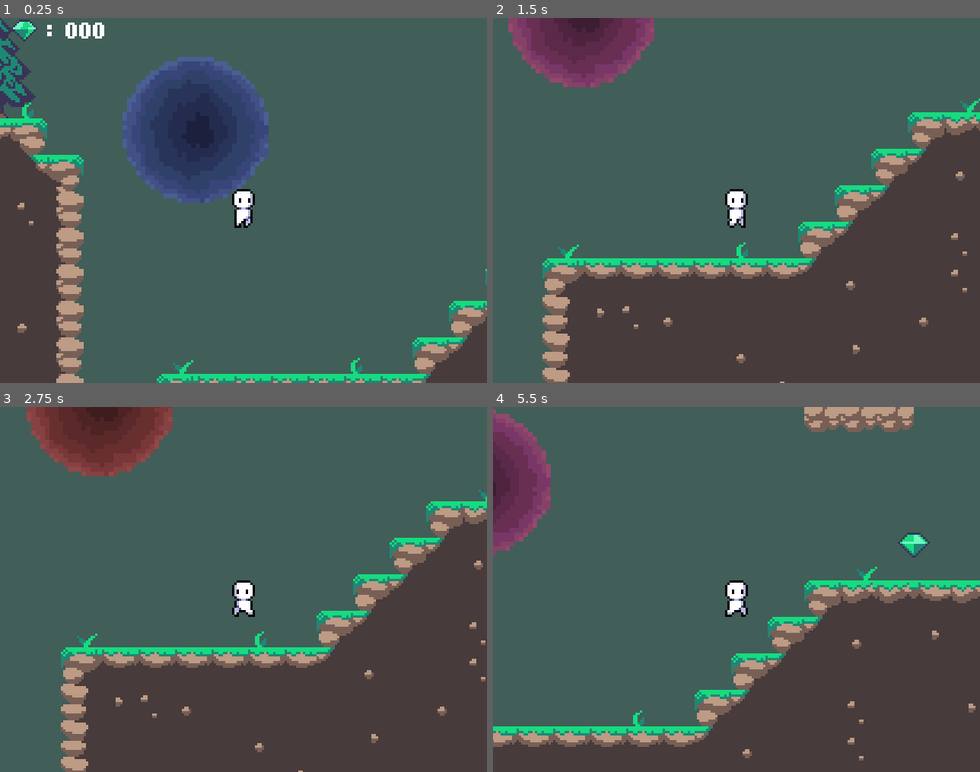
Above: before the commit, frames 1-4 (two rows, left to right).
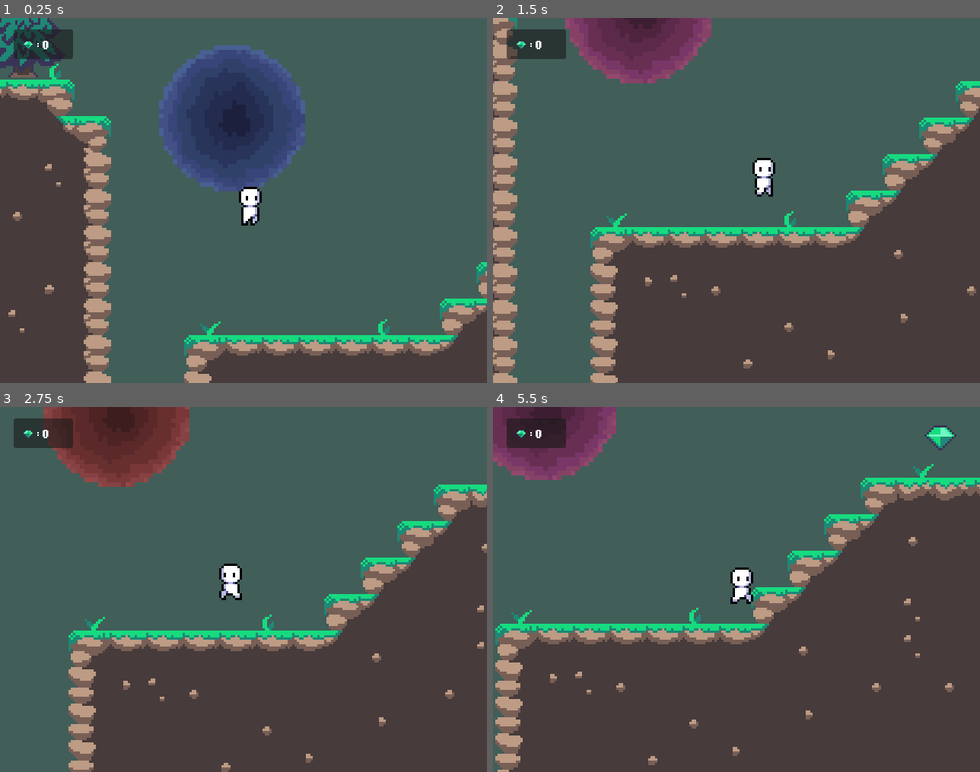
Above: after the commit, the same moments.

Repository: Crayfe/Mundo-Retales-Game
Game: Godot game, scene res://Scenes/platform-1.tscn
Two runs of this game, one before a commit and one after it. Both use one fixed random seed, a clock stepped at 60 frames per second and the inputs below. This scene is started directly instead of the project's main scene.
Inputs:
- Up to frame 1 (0.25 s): no input
- Up to frame 2 (1.5 s): tap Enter (ui_accept) at 0.5, 1.35 s; hold Enter (ui_accept) 0.53-1.28 s; hold Right (ui_right) from 0.53 s (still down)
- Up to frame 3 (2.75 s): tap Enter (ui_accept) at 1.52, 1.82 s; release Right (ui_right) at 2.03 s; hold Left (ui_left) from 2.03 s (still down); hold Enter (ui_accept) from 2.03 s (still down)
- Up to frame 4 (5.5 s): release Left (ui_left) at 2.78 s; release Enter (ui_accept) at 2.78 s; hold Right (ui_right) 2.78-4.28 s; tap Enter (ui_accept) at 2.85, 3.02, 3.32, 4.35, 4.52, 4.82 s; hold Enter (ui_accept) 3.53-4.28 s; hold Left (ui_left) 4.28-5.03 s; hold Right (ui_right) from 5.03 s (still down); hold Enter (ui_accept) from 5.03 s (still down)

The runs differ from the first frame. In frame 1, 31% of the frame differs, in the area x 0-100%, y 0-100%; in frame 2, 26%; in frame 3, 15%; in frame 4, 38%.

Commit message:
Añadida interfaz que muestra las gemas recogidas en platform-1 y produce sonido cuando se recogen

Diff:
--- a/Mundo Retales/Scenes/Gem.tscn
+++ b/Mundo Retales/Scenes/Gem.tscn
@@ -1,10 +1,26 @@
-[gd_scene load_steps=7 format=3 uid="uid://bjoorsxq5f1o2"]
+[gd_scene load_steps=8 format=3 uid="uid://bjoorsxq5f1o2"]
 
 [ext_resource type="Script" path="res://Scripts/Gem2D.gd" id="1_p5q8a"]
 [ext_resource type="Texture2D" uid="uid://ckmpbupke3wga" path="res://Images/gem.png" id="1_rc8if"]
+[ext_resource type="AudioStream" uid="uid://dndumxbo3d5lx" path="res://Sounds/gem.mp3" id="3_xep2s"]
 
 [sub_resource type="CircleShape2D" id="CircleShape2D_42x7s"]
 radius = 8.0
+
+[sub_resource type="Animation" id="Animation_3gw6r"]
+length = 0.001
+tracks/0/type = "value"
+tracks/0/imported = false
+tracks/0/enabled = true
+tracks/0/path = NodePath("Sprite2D:frame")
+tracks/0/interp = 1
+tracks/0/loop_wrap = true
+tracks/0/keys = {
+"times": PackedFloat32Array(0),
+"transitions": PackedFloat32Array(1),
+"update": 1,
+"values": [0]
+}
 
 [sub_resource type="Animation" id="Animation_p4vcy"]
 resource_name = "gem_animation"
@@ -21,21 +37,6 @@
 "transitions": PackedFloat32Array(1, 1, 1, 1),
 "update": 1,
 "values": [0, 1, 2, 3]
-}
-
-[sub_resource type="Animation" id="Animation_3gw6r"]
-length = 0.001
-tracks/0/type = "value"
-tracks/0/imported = false
-tracks/0/enabled = true
-tracks/0/path = NodePath("Sprite2D:frame")
-tracks/0/interp = 1
-tracks/0/loop_wrap = true
-tracks/0/keys = {
-"times": PackedFloat32Array(0),
-"transitions": PackedFloat32Array(1),
-"update": 1,
-"values": [0]
 }
 
 [sub_resource type="AnimationLibrary" id="AnimationLibrary_oo0al"]
@@ -62,4 +63,8 @@
 "": SubResource("AnimationLibrary_oo0al")
 }
 
+[node name="GemSound" type="AudioStreamPlayer" parent="."]
+process_mode = 3
+stream = ExtResource("3_xep2s")
+
 [connection signal="body_entered" from="Gem2D" to="Gem2D" method="_on_body_entered"]
--- a/Mundo Retales/Scenes/jumping-player.tscn
+++ b/Mundo Retales/Scenes/jumping-player.tscn
@@ -1,7 +1,8 @@
-[gd_scene load_steps=8 format=3 uid="uid://o4c7s0fto0jj"]
+[gd_scene load_steps=9 format=3 uid="uid://o4c7s0fto0jj"]
 
 [ext_resource type="Script" path="res://Scripts/jumpingPlayer.gd" id="1_7ow38"]
 [ext_resource type="Texture2D" uid="uid://be82wsge47clu" path="res://Images/AnimationSheet.png" id="2_06xoy"]
+[ext_resource type="AudioStream" uid="uid://5n8vi7d0gdjf" path="res://Sounds/jump.ogg" id="3_fs44q"]
 
 [sub_resource type="RectangleShape2D" id="RectangleShape2D_nav6e"]
 size = Vector2(8, 16)
@@ -78,5 +79,7 @@
 "": SubResource("AnimationLibrary_myv35")
 }
 
-[node name="Camera2D" type="Camera2D" parent="."]
-zoom = Vector2(3, 3)
+[node name="playerJump" type="AudioStreamPlayer" parent="."]
+stream = ExtResource("3_fs44q")
+volume_db = -6.0
+pitch_scale = 0.3
--- a/Mundo Retales/Scenes/main-menu.tscn
+++ b/Mundo Retales/Scenes/main-menu.tscn
@@ -187,10 +187,10 @@
 [node name="ColorRect" type="ColorRect" parent="."]
 modulate = Color(0, 0, 0, 0.839859)
 layout_mode = 0
-offset_left = -8.0
-offset_top = -8.0
-offset_right = 832.0
-offset_bottom = 520.0
+offset_left = -22.0
+offset_top = -21.0
+offset_right = 669.0
+offset_bottom = 531.0
 
 [node name="Transition" type="AnimationPlayer" parent="ColorRect"]
 autoplay = "fade_in"
--- a/Mundo Retales/Scenes/platform-1.tscn
+++ b/Mundo Retales/Scenes/platform-1.tscn
@@ -128,57 +128,91 @@
 terrain_set_0/terrain_0/color = Color(0.5, 0.34375, 0.25, 1)
 sources/0 = SubResource("TileSetAtlasSource_sxatj")
 
+[sub_resource type="GDScript" id="GDScript_gd511"]
+
 [node name="platform-1" type="Node2D"]
 
-[node name="CanvasLayer" type="CanvasLayer" parent="."]
-follow_viewport_enabled = true
+[node name="GUI" type="CanvasLayer" parent="."]
+process_mode = 1
 script = ExtResource("7_g6oo2")
 
-[node name="wrap" type="Label" parent="CanvasLayer"]
-offset_left = -64.0
-offset_top = -156.0
-offset_right = -58.0
-offset_bottom = -143.0
+[node name="Control" type="Control" parent="GUI"]
+top_level = true
+z_as_relative = false
+clip_contents = true
+layout_mode = 3
+anchors_preset = 15
+anchor_right = 1.0
+anchor_bottom = 1.0
+offset_left = 1.0
+offset_top = 7.0
+offset_right = -425.0
+offset_bottom = -312.0
+grow_horizontal = 2
+grow_vertical = 2
+
+[node name="Panel" type="Panel" parent="GUI/Control"]
+layout_mode = 0
+offset_left = 17.0
+offset_top = 8.0
+offset_right = 95.0
+offset_bottom = 47.0
+
+[node name="wrap" type="Label" parent="GUI/Control/Panel"]
+top_level = true
+layout_mode = 0
+offset_left = 49.0
+offset_top = 30.0
+offset_right = 77.0
+offset_bottom = 61.0
 theme_override_fonts/font = ExtResource("8_pfov1")
 theme_override_font_sizes/font_size = 8
 text = ":"
 
-[node name="totalGems" type="Label" parent="CanvasLayer/wrap"]
-layout_mode = 0
-offset_left = 8.0
-offset_top = 1.0
-offset_right = 28.0
-offset_bottom = 14.0
-theme_override_fonts/font = ExtResource("8_pfov1")
-theme_override_font_sizes/font_size = 8
-text = "000"
-
-[node name="Sprite2D" type="Sprite2D" parent="CanvasLayer/wrap"]
-position = Vector2(-10, 5)
-scale = Vector2(0.8125, 0.875)
+[node name="Sprite2D" type="Sprite2D" parent="GUI/Control/Panel/wrap"]
+position = Vector2(-12, 5)
+scale = Vector2(1, 1.076)
 texture = ExtResource("7_kw0um")
 hframes = 5
 
+[node name="totalGems" type="Label" parent="GUI/Control/Panel/wrap"]
+unique_name_in_owner = true
+layout_mode = 0
+offset_left = 7.0
+offset_top = -1.0
+offset_right = 34.0
+offset_bottom = 17.0
+theme_override_fonts/font = ExtResource("8_pfov1")
+theme_override_font_sizes/font_size = 12
+text = "000"
+
 [node name="TileMap" type="TileMap" parent="."]
+position = Vector2(-100, -200)
 tile_set = SubResource("TileSet_ftikp")
 format = 2
 layer_0/tile_data = PackedInt32Array(65535, 131072, 1, 0, 196608, 1, 1, 196608, 1, 2, 196608, 1, 3, 196608, 1, 4, 19660 …(11887 unchanged characters)…
 
-[node name="jumping-player" parent="." instance=ExtResource("2_kxav7")]
+[node name="jumping-player" parent="." groups=["Player"] instance=ExtResource("2_kxav7")]
 z_index = 1
-position = Vector2(22, -82)
+position = Vector2(-87, -266)
+
+[node name="Camera" type="Camera2D" parent="jumping-player"]
+position = Vector2(-3, 5)
+zoom = Vector2(3, 3)
+position_smoothing_enabled = true
+script = SubResource("GDScript_gd511")
 
 [node name="portal" parent="." instance=ExtResource("4_ukqqx")]
-position = Vector2(1, -107)
+position = Vector2(-95, -295)
 scale = Vector2(2, 2)
 
 [node name="portal2" parent="." instance=ExtResource("4_ukqqx")]
-position = Vector2(-32, 136)
+position = Vector2(-135, -67)
 scale = Vector2(2, 2)
 
 [node name="Trees" type="Sprite2D" parent="."]
 show_behind_parent = true
-position = Vector2(224, -216)
+position = Vector2(125, -417)
 scale = Vector2(4.74023, 4.53906)
 texture = ExtResource("1_jm74t")
 
@@ -195,22 +229,22 @@
 [node name="Gems" type="Node" parent="."]
 
 [node name="Gem" parent="Gems" instance=ExtResource("6_b8kts")]
-position = Vector2(-24, -256)
+position = Vector2(79, -282)
 
 [node name="Gem2" parent="Gems" instance=ExtResource("6_b8kts")]
-position = Vector2(104, -192)
+position = Vector2(129, -281)
 
 [node name="Gem3" parent="Gems" instance=ExtResource("6_b8kts")]
-position = Vector2(272, -160)
+position = Vector2(204, -278)
 
 [node name="Gem4" parent="Gems" instance=ExtResource("6_b8kts")]
-position = Vector2(168, -160)
+position = Vector2(267, -278)
 
 [node name="Gem5" parent="Gems" instance=ExtResource("6_b8kts")]
-position = Vector2(1092, -513)
+position = Vector2(-197, -452)
 
 [node name="Gem6" parent="Gems" instance=ExtResource("6_b8kts")]
-position = Vector2(40, -224)
+position = Vector2(163, -367)
 
 [node name="Gem7" parent="Gems" instance=ExtResource("6_b8kts")]
-position = Vector2(192, -80)
+position = Vector2(-62, -422)
--- a/Mundo Retales/Scenes/walking-player.tscn
+++ b/Mundo Retales/Scenes/walking-player.tscn
@@ -43,6 +43,33 @@
 "movimiento": SubResource("Animation_ys5ov")
 }
 
+[sub_resource type="Animation" id="Animation_ucm0v"]
+length = 0.001
+tracks/0/type = "value"
+tracks/0/imported = false
+tracks/0/enabled = true
+tracks/0/path = NodePath(".:modulate")
+tracks/0/interp = 1
+tracks/0/loop_wrap = true
+tracks/0/keys = {
+"times": PackedFloat32Array(0),
+"transitions": PackedFloat32Array(1),
+"update": 0,
+"values": [Color(0, 0, 0, 0)]
+}
+tracks/1/type = "value"
+tracks/1/imported = false
+tracks/1/enabled = true
+tracks/1/path = NodePath(".:visible")
+tracks/1/interp = 1
+tracks/1/loop_wrap = true
+tracks/1/keys = {
+"times": PackedFloat32Array(0),
+"transitions": PackedFloat32Array(1),
+"update": 1,
+"values": [true]
+}
+
 [sub_resource type="Animation" id="Animation_ajuyi"]
 resource_name = "fade_in"
 length = 3.0
@@ -84,33 +111,6 @@
 "transitions": PackedFloat32Array(1, 1),
 "update": 0,
 "values": [Color(0, 0, 0, 0), Color(0, 0, 0, 1)]
-}
-tracks/1/type = "value"
-tracks/1/imported = false
-tracks/1/enabled = true
-tracks/1/path = NodePath(".:visible")
-tracks/1/interp = 1
-tracks/1/loop_wrap = true
-tracks/1/keys = {
-"times": PackedFloat32Array(0),
-"transitions": PackedFloat32Array(1),
-"update": 1,
-"values": [true]
-}
-
-[sub_resource type="Animation" id="Animation_ucm0v"]
-length = 0.001
-tracks/0/type = "value"
-tracks/0/imported = false
-tracks/0/enabled = true
-tracks/0/path = NodePath(".:modulate")
-tracks/0/interp = 1
-tracks/0/loop_wrap = true
-tracks/0/keys = {
-"times": PackedFloat32Array(0),
-"transitions": PackedFloat32Array(1),
-"update": 0,
-"values": [Color(0, 0, 0, 0)]
 }
 tracks/1/type = "value"
 tracks/1/imported = false
--- a/Mundo Retales/Scripts/CanvasLayer.gd
+++ b/Mundo Retales/Scripts/CanvasLayer.gd
@@ -1,14 +1,4 @@
 extends CanvasLayer
 
-var gems = 0
-
-# Called when the node enters the scene tree for the first time.
-func _ready():
-	pass
-	#var gemNode = get_tree().get_root().find_node("Gem2D", true, false)
-	#gemNode.connect("gemCollected", self, "handleGemCollected")
-
-
-func handleGemCollected():
-	gems += 1
-	$totalGems.text = str(gems)
+func _process(delta):
+	%totalGems.text = str(GLOBAL.gems)
--- a/Mundo Retales/Scripts/Gem2D.gd
+++ b/Mundo Retales/Scripts/Gem2D.gd
@@ -1,7 +1,11 @@
 extends Area2D
 
-signal gemCollected
 
 func _on_body_entered(body):
-	emit_signal("gemCollected")
+	print("Get gem")
+	getGem()
+
+func getGem():
+	GLOBAL.gems += 1
+	$"../GemSound".play()
 	queue_free()
--- a/Mundo Retales/Scripts/jumpingPlayer.gd
+++ b/Mundo Retales/Scripts/jumpingPlayer.gd
@@ -29,6 +29,7 @@
 	if is_on_floor():
 		if Input.is_action_pressed("ui_accept"):
 			velocity.y = JUMP_HEIGHT
+			$playerJump.play()
 		if friction == true:
 			pass
 			#velocity.x = lerp(velocity.x, 0, 0.5)
--- a/Mundo Retales/project.godot
+++ b/Mundo Retales/project.godot
@@ -18,14 +18,16 @@
 
 [autoload]
 
-Global="*res://Scripts/GLOBAL.gd"
+GLOBAL="*res://Scripts/GLOBAL.gd"
 
 [display]
 
 window/size/viewport_width=640
 window/size/viewport_height=480
+window/size/initial_position_type=2
 window/size/resizable=false
-window/stretch/mode="viewport"
+window/stretch/mode="canvas_items"
+window/stretch/aspect="expand"
 
 [rendering]
 
Not shown: 1 places in Mundo Retales/Scenes/platform-1.tscn that only renumber resources
Not shown, added: Mundo Retales/Sounds/gem.mp3.import
Not shown, added: Mundo Retales/Sounds/jump.ogg.import
Not shown, added: Mundo Retales/Sounds/gem.mp3
Not shown, added: Mundo Retales/Sounds/jump.ogg
